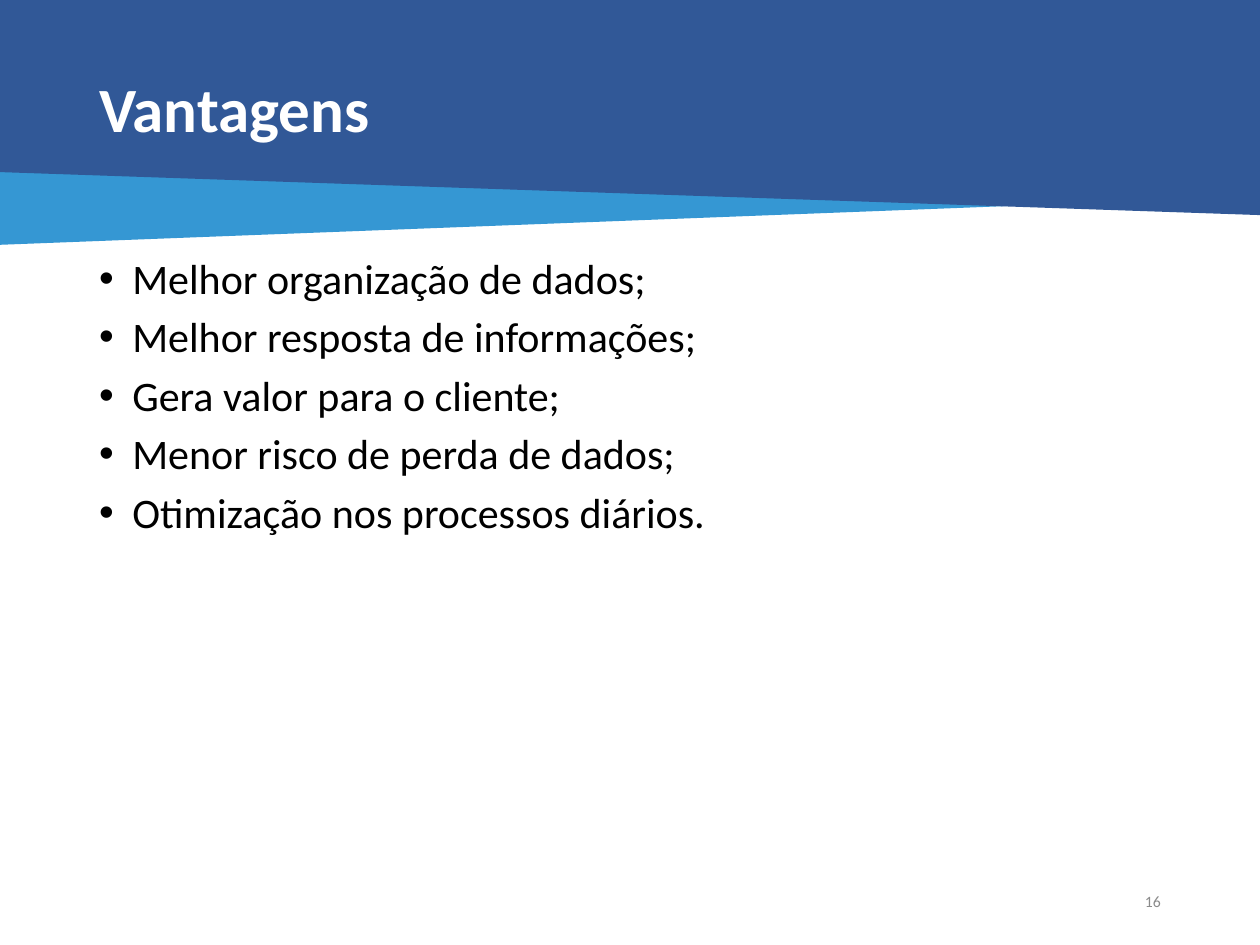
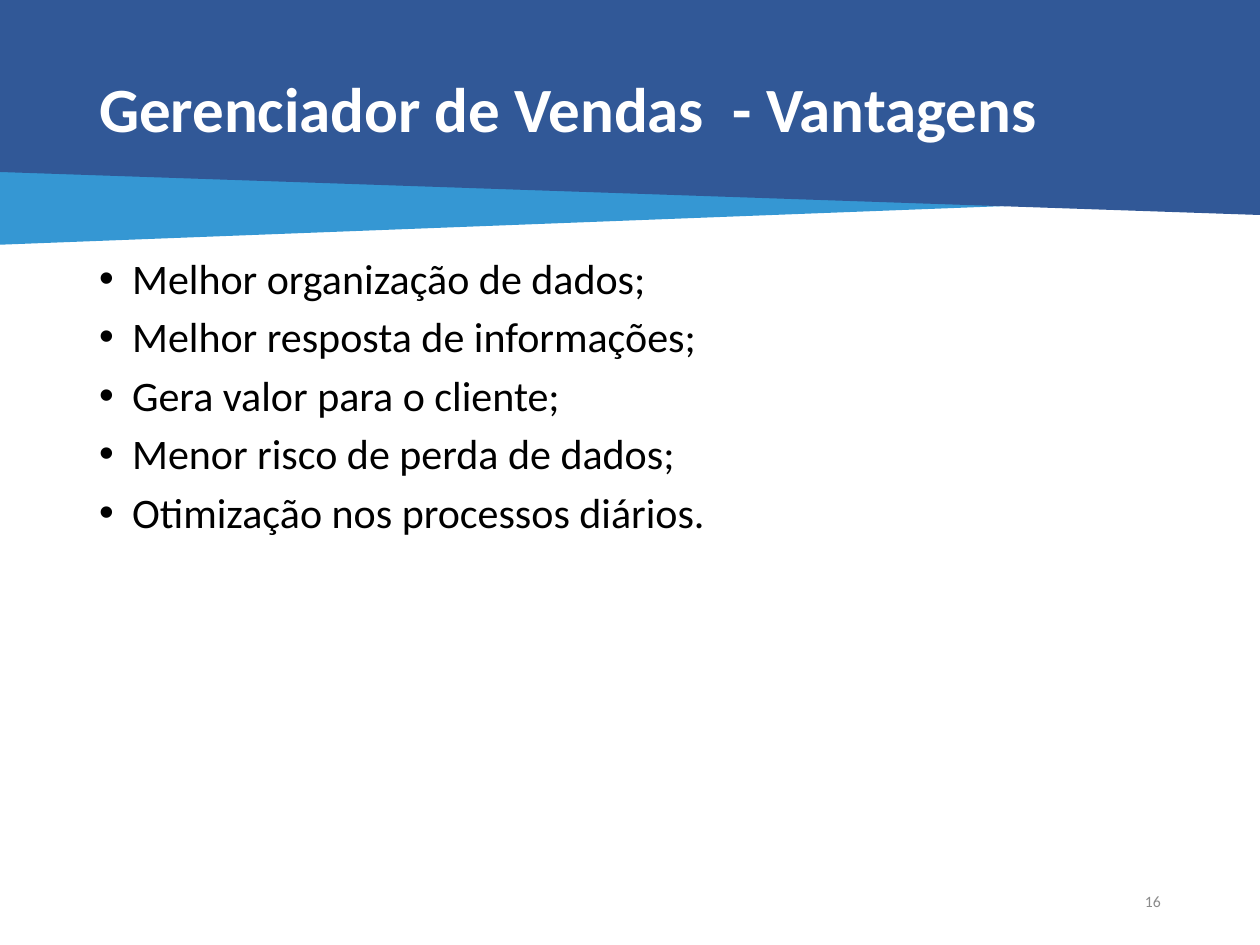
Before and after one commit to JohnAndante/tcc-project, a slide deck: slide 12 of Apresentação/TCC - Gerenciador de Vendas - Final.pptx (slide 20 before the commit). Drawn at 1260x945 pixels with LibreOffice and Linux fonts; fonts in the diff are those of the drawing. Boxes give left, top, right and bottom in pixels: in the first picture for what was removed or moved away, otherwise in the second. Text is boxed around its words. In the diff, an @@ line names an element or a change of style, - is before the commit and + after.

```diff
--- a/Apresentação/TCC - Gerenciador de Vendas - Final.pptx
+++ b/Apresentação/TCC - Gerenciador de Vendas - Final.pptx
@@ title at bbox=[99, 87, 1036, 143]: text changed @@
-Vantagens
+Gerenciador de Vendas - Vantagens
```
Also in this commit, not shown: 10 other slides changed, 1 slide added, 8 slides removed, 34 other files.
